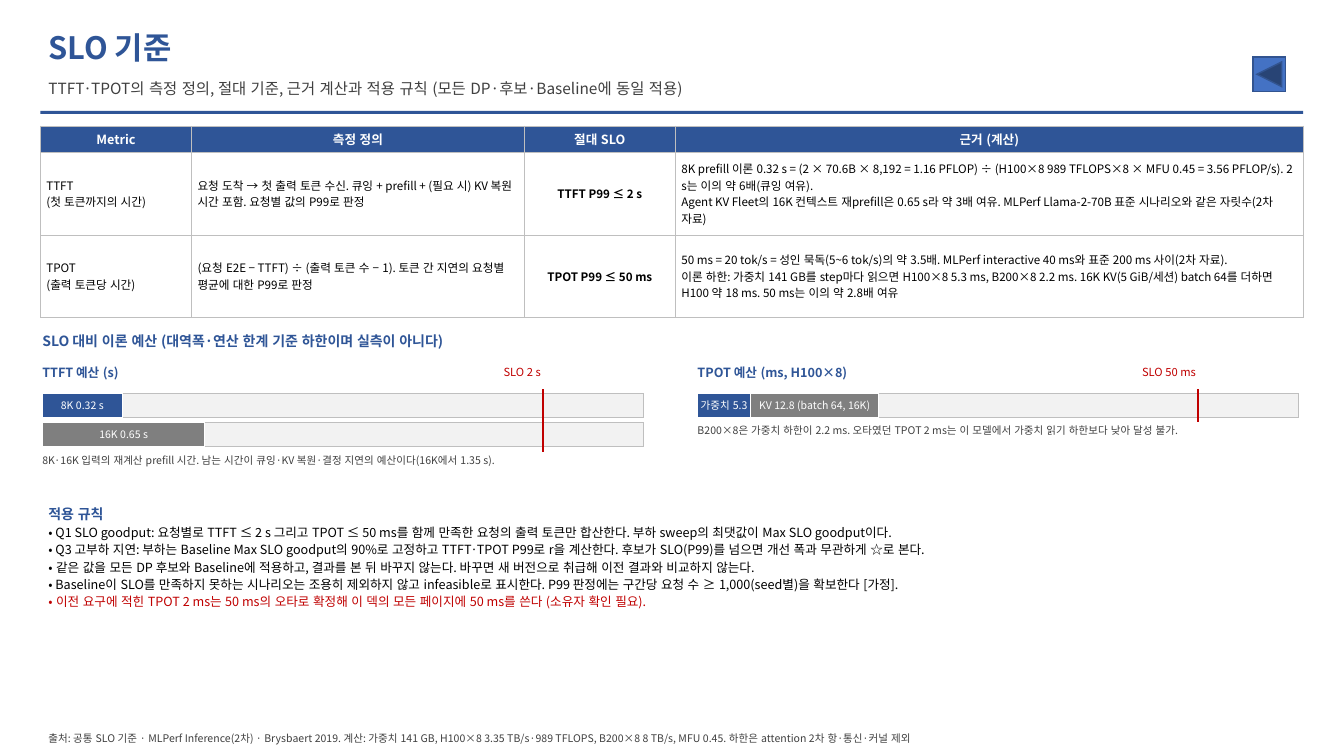
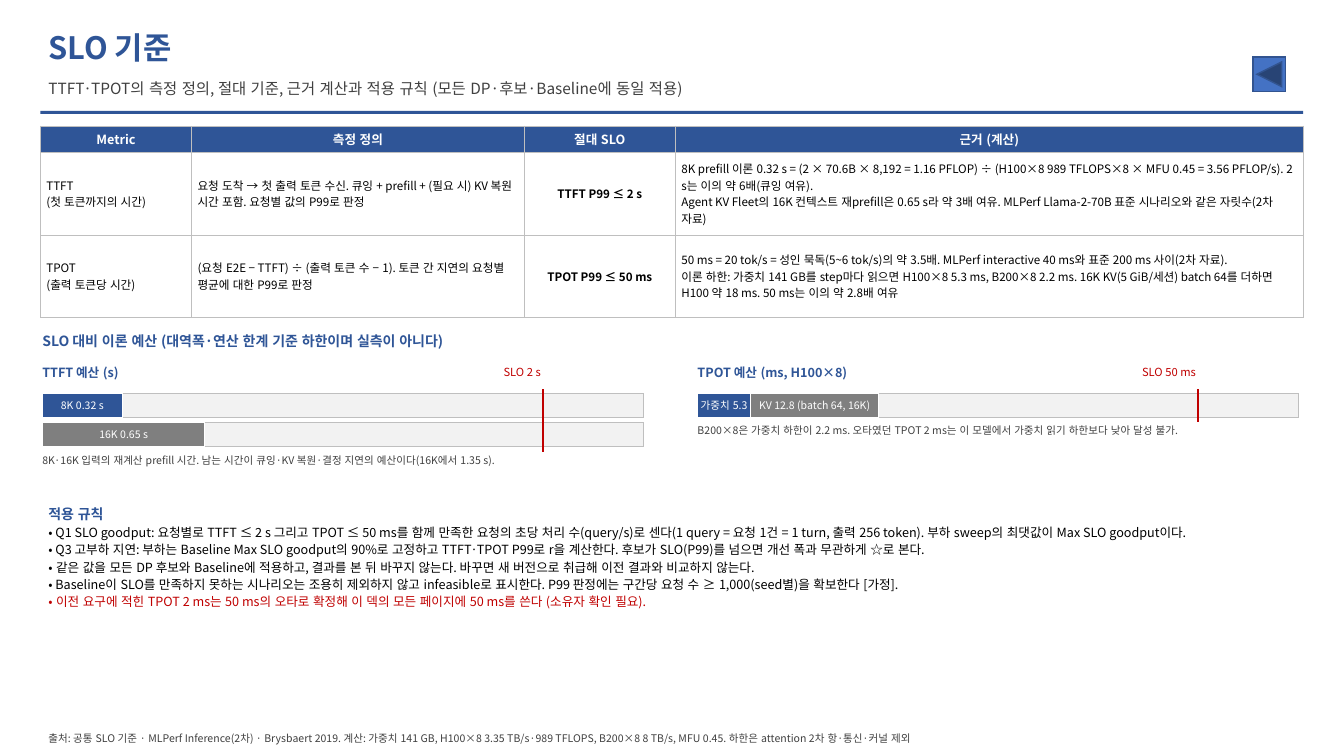
Before and after one commit to mkim0628/vllm, a slide deck: slide 16 of doc-mk/QA-criteria-v4/DP-QA-criteria-v4.pptx. Drawn at 1344x756 pixels with LibreOffice and Linux fonts; fonts in the diff are those of the drawing. Boxes give left, top, right and bottom in pixels: in the first picture for what was removed or moved away, otherwise in the second. Text is boxed around its words. In the diff, an @@ line names an element or a change of style, - is before the commit and + after.

```diff
--- a/doc-mk/QA-criteria-v4/DP-QA-criteria-v4.pptx
+++ b/doc-mk/QA-criteria-v4/DP-QA-criteria-v4.pptx
@@ text at (x1=55, y1=526, x2=1186, y2=540): text changed @@
-• Q1 SLO goodput: 요청별로 TTFT ≤ 2 s 그리고 TPOT ≤ 50 ms를 함께 만족한 요청의 출력 토큰만 합산한다. 부하 sweep의 최댓값이 Max SLO goodput이다.
+• Q1 SLO goodput: 요청별로 TTFT ≤ 2 s 그리고 TPOT ≤ 50 ms를 함께 만족한 요청의 초당 처리 수(query/s)로 센다(1 query = 요청 1건 = 1 turn, 출력 256 token). 부하 sweep의 최댓값이 Max SLO goodput이다.
```
Also in this commit, not shown: 11 other slides changed, 5 other files.
